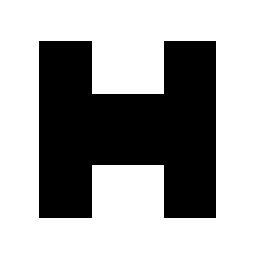
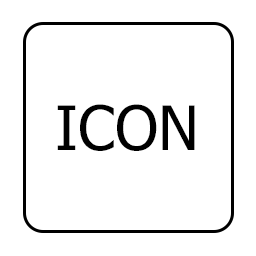
Comparing the layer stacks of the two 256 × 256 images. Changes:
added layer "icon" in group "Group 1" over [57, 104, 195, 151]
added layer "Rounded Rectangle 1" in group "Group 1" over [23, 22, 234, 233]
